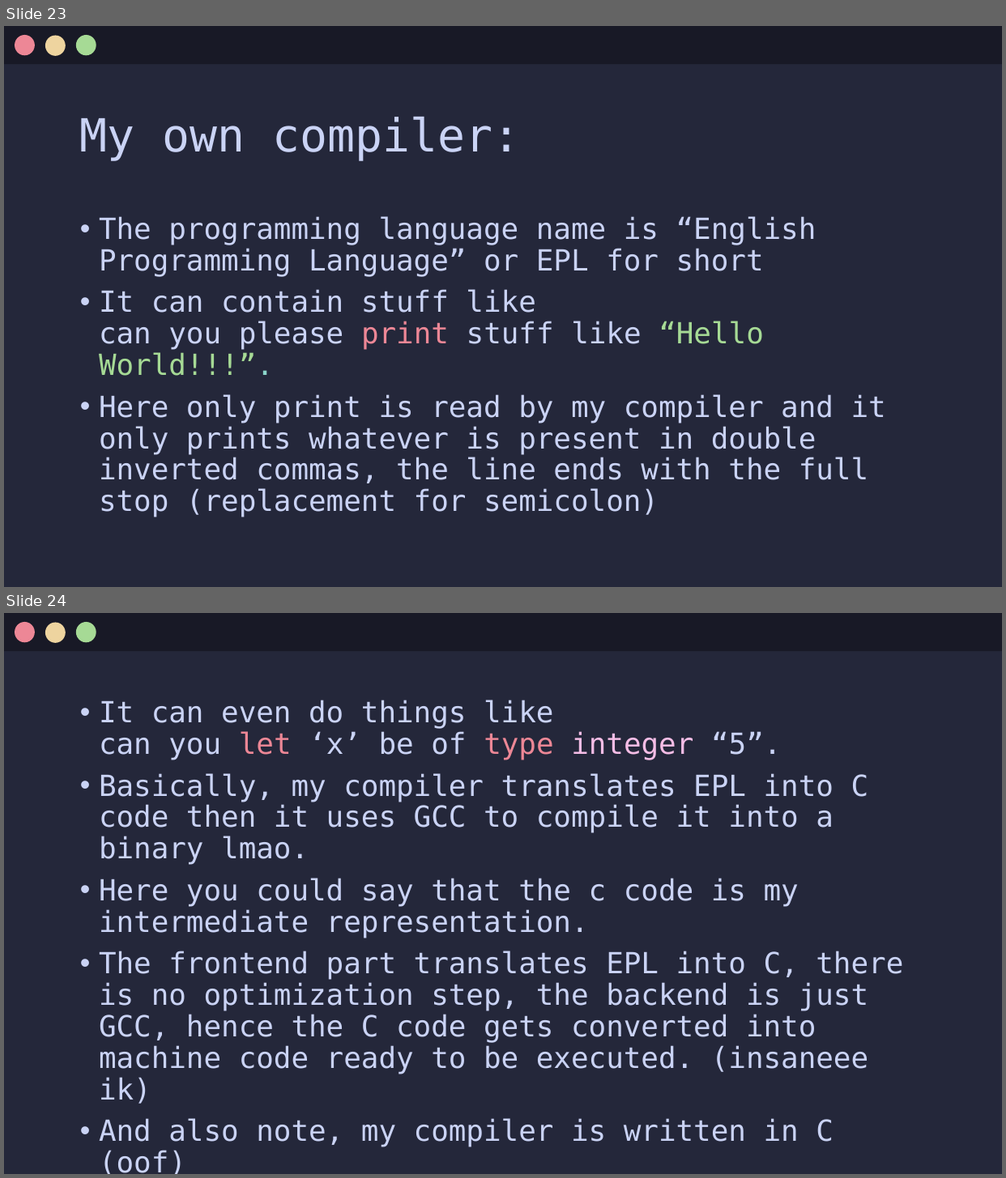
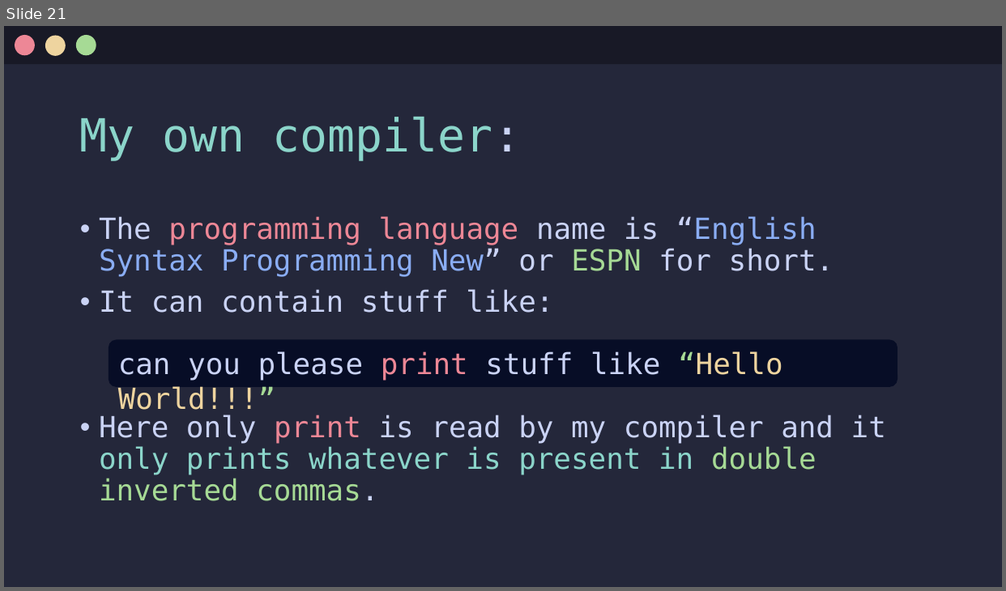
Before and after one commit to Jx-ls/custom-compiler, a slide deck: Compilers.pptx. Shown one above the other, each under a label of ours: slides 23 and 24 before the commit, slide 21 after it. The pictures are 1006x1178 and 1006x591 pixels, drawn with LibreOffice and Linux fonts; fonts in the diff are those of the drawing. Boxes give left, top, right and bottom in pixels: in the first picture for what was removed or moved away, otherwise in the second. Text is boxed around its words. In the diff, an @@ line names an element or a change of style, - is before the commit and + after.

Commit message:
added jit, optimizers, backend, and colors

```diff
--- a/Compilers.pptx
+++ b/Compilers.pptx
@@ slide 24 removed at bbox=[4, 613, 1002, 1174], background #24273A @@
@@ rectangle removed at bbox=[4, 613, 1002, 651] @@
@@ ellipse removed at bbox=[15, 622, 35, 642] @@
@@ ellipse removed at bbox=[45, 622, 66, 642] @@
@@ ellipse removed at bbox=[76, 622, 96, 642] @@
@@ text removed at bbox=[99, 700, 903, 1174] @@
-• It can even do things like
-  can you let ‘x’ be of type integer “5”.
-• Basically, my compiler translates EPL into C code then it uses GCC to compile it into a binary lmao.
-• Here you could say that the c code is my intermediate representation.
-• The frontend part translates EPL into C, there is no optimization step, the backend is just GCC, hence the C code gets converted into machine code ready to be executed. (insaneee ik)
-• And also note, my compiler is written in C (oof)
@@ what was slide 23 is now slide 21 @@
@@ slide 21 changed as well @@
@@ title "My own compiler:" at bbox=[80, 117, 521, 161]: text colour #CAD3F5 to #8BD5CA @@
@@ text at bbox=[99, 216, 886, 501]: text changed @@
-• The programming language name is “English Programming Language” or EPL for short
-• It can contain stuff like
-  can you please print stuff like “Hello World!!!”.
-• Here only print is read by my compiler and it only prints whatever is present in double inverted commas, the line ends with the full stop (replacement for semicolon)
+• The programming language name is “English Syntax Programming New” or ESPN for short.
+• It can contain stuff like:
+• Here only print is read by my compiler and it only prints whatever is present in double inverted commas.
@@ rounded rectangle added at bbox=[108, 339, 898, 386], fill #070D26, 28 pt, text #CAD3F5 @@
+can you please print stuff like “Hello World!!!”
```
Also in this commit, not shown: 12 other slides changed, 8 slides added, 10 other slides removed.
